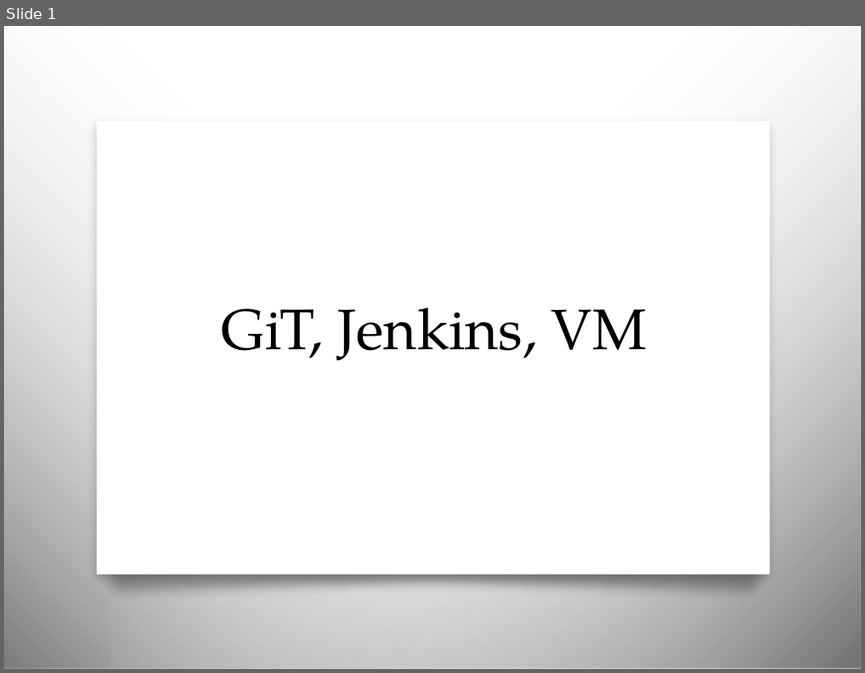
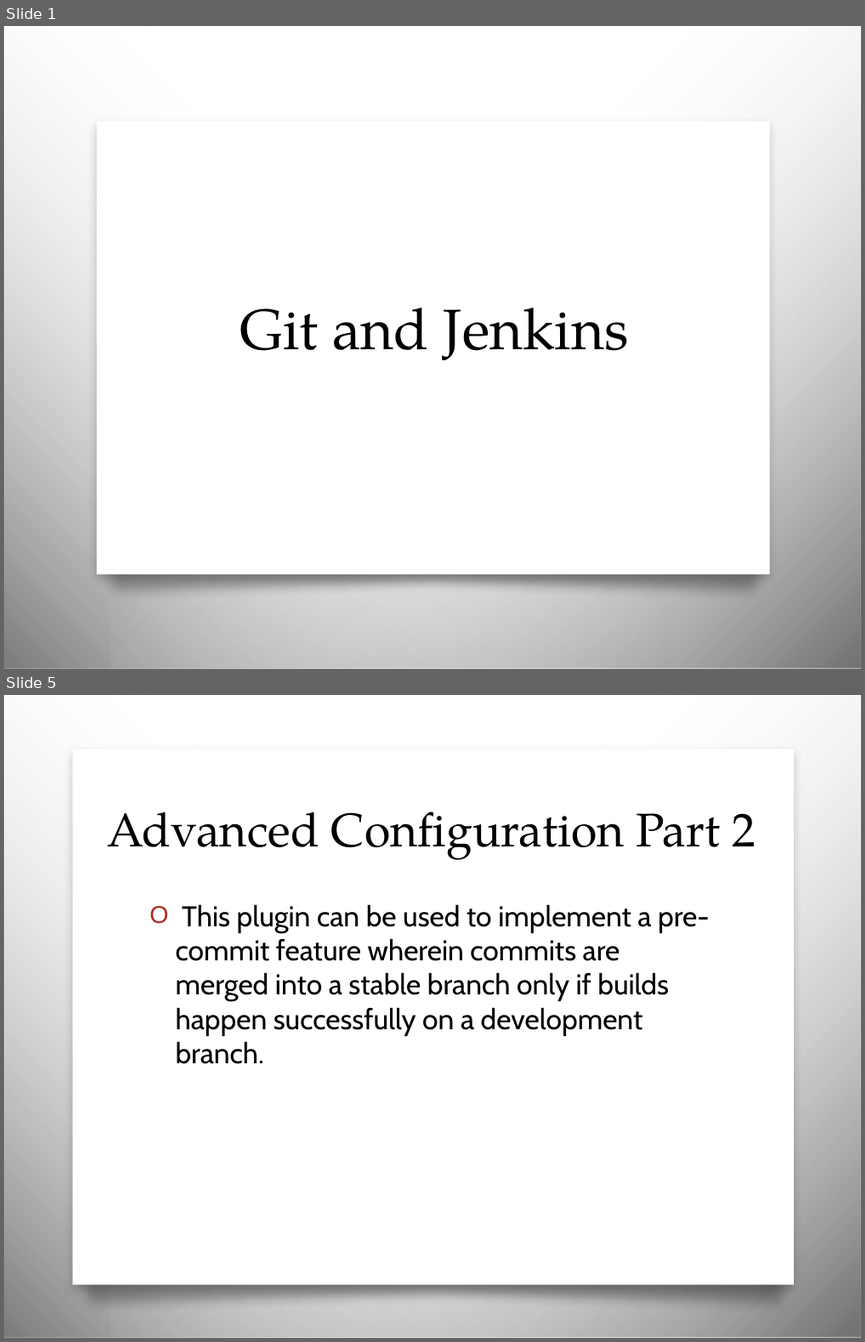
Before and after one commit to JCMander/PortalPower, a slide deck: Jenkins/Jenkins Slides.pptx. Shown one above the other, each under a label of ours: slide 1 before the commit, slides 1 and 5 after it; the slides between them are not shown. The pictures are 865x673 and 865x1342 pixels, drawn with LibreOffice and Linux fonts; fonts in the diff are those of the drawing; background and template pictures are left out. Boxes give left, top, right and bottom in pixels: in the first picture for what was removed or moved away, otherwise in the second. Text is boxed around its words. In the diff, an @@ line names an element or a change of style, - is before the commit and + after.

Commit message:
Jenkins + Git rules

```diff
--- a/Jenkins/Jenkins Slides.pptx
+++ b/Jenkins/Jenkins Slides.pptx
@@ slide 5 added at bbox=[4, 695, 861, 1338], background picture (left out); not listed: 2 template elements that a slide beside it also shows @@
@@ rectangle added at bbox=[73, 749, 794, 1285], fill #FFFFFF @@
@@ title added at bbox=[107, 811, 755, 860], 39.6 pt, text #000000 @@
+Advanced Configuration Part 2
@@ text added at bbox=[176, 904, 710, 1064], 24 pt, text #000000 @@
+O This plugin can be used to implement a pre-commit feature wherein commits are merged into a stable branch only if builds happen successfully on a development branch.
@@ freeform shape added at bbox=[64, 1264, 805, 1315], fill gradient #010101 @@
@@ slide 1 changed as well @@
@@ title at bbox=[239, 307, 629, 360]: text changed @@
-GiT, Jenkins, VM
+Git and Jenkins
```
Also in this commit, not shown: 3 other slides added, 2 slides removed, 1 other file.
